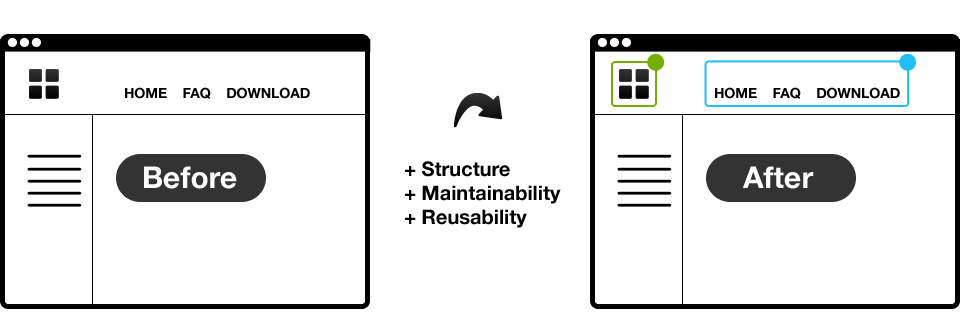
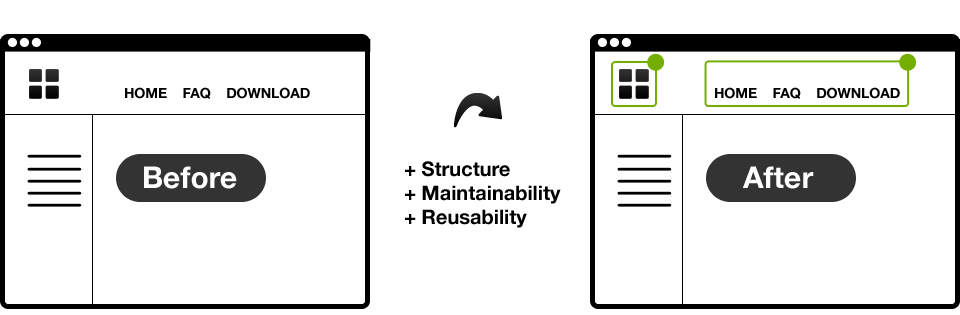
Comparing the layer stacks of the two 960×315 images. Changes:
painted on "target Kopie 3" over box(899, 53, 917, 71)
